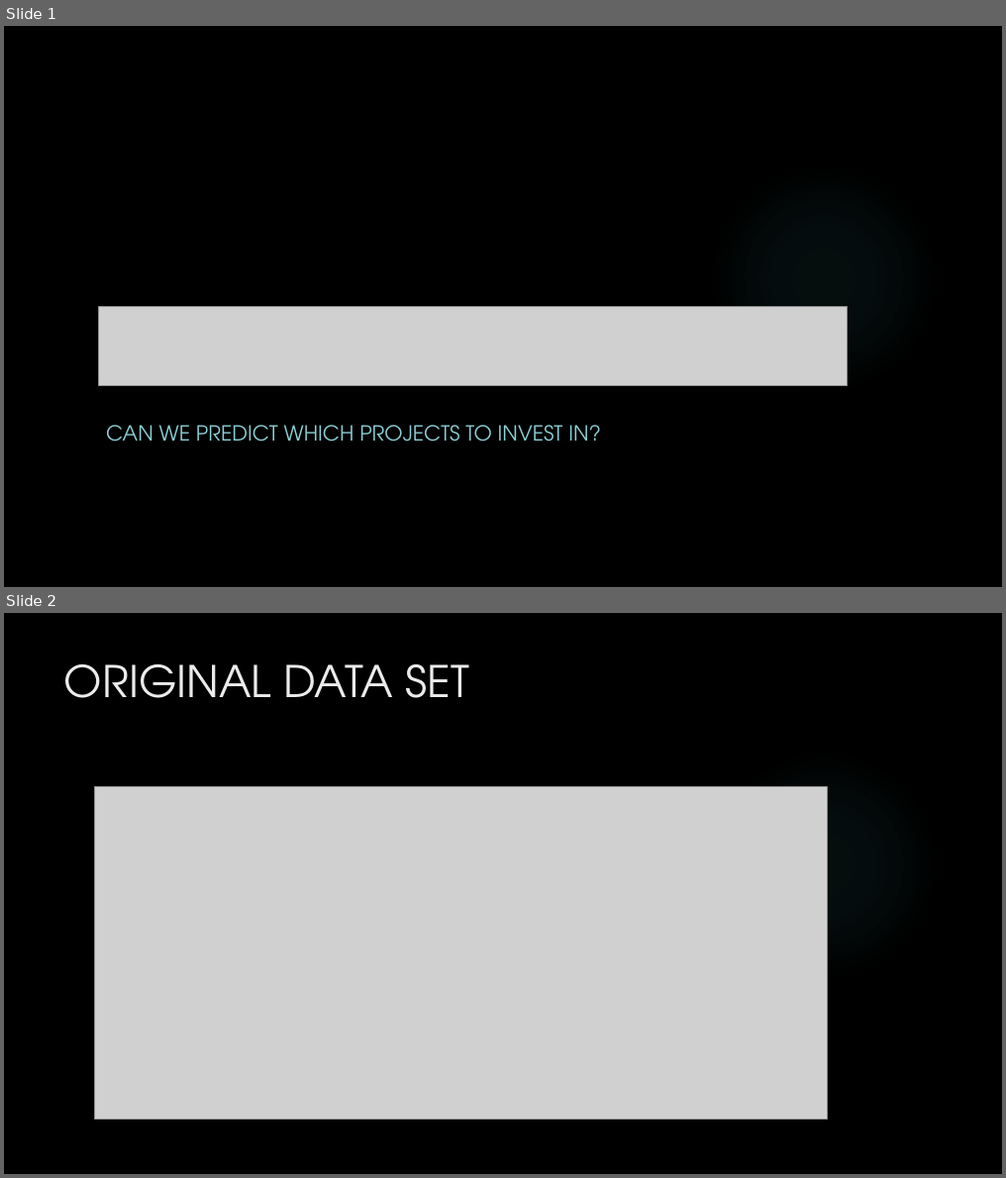
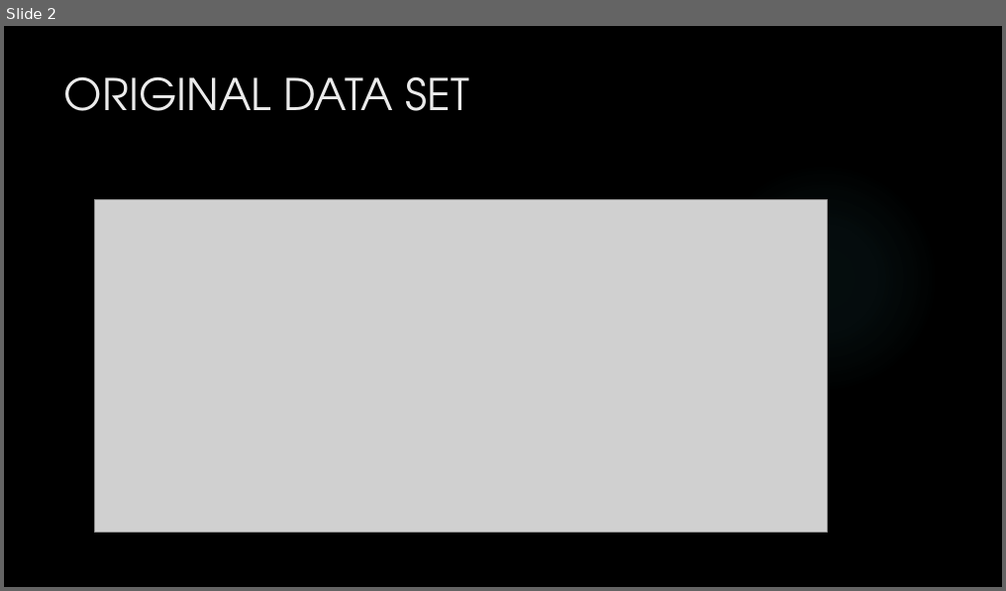
Before and after one commit to jedeming11/summerProject, a slide deck: Presentation.pptx. Shown one above the other, each under a label of ours: slides 1 and 2 before the commit, slide 2 after it. The pictures are 1006x1178 and 1006x591 pixels, drawn with LibreOffice and Linux fonts; fonts in the diff are those of the drawing; grey boxes stand for pictures; background and template pictures are left out. Boxes give left, top, right and bottom in pixels: in the first picture for what was removed or moved away, otherwise in the second. Text is boxed around its words. In the diff, an @@ line names an element or a change of style, - is before the commit and + after.

```diff
--- a/Presentation.pptx
+++ b/Presentation.pptx
@@ slide 1 removed at box(4, 26, 1002, 587), background picture (left out); not listed: 1 template element that a slide beside it also shows @@
@@ picture removed at box(98, 307, 846, 386) @@
@@ subtitle removed at box(106, 425, 601, 442) @@
-CAN WE PREDICT WHICH PROJECTS TO INVEST IN?
```
Also in this commit, not shown: 4 slides changed, 4 slides added, 1 other slide removed.
